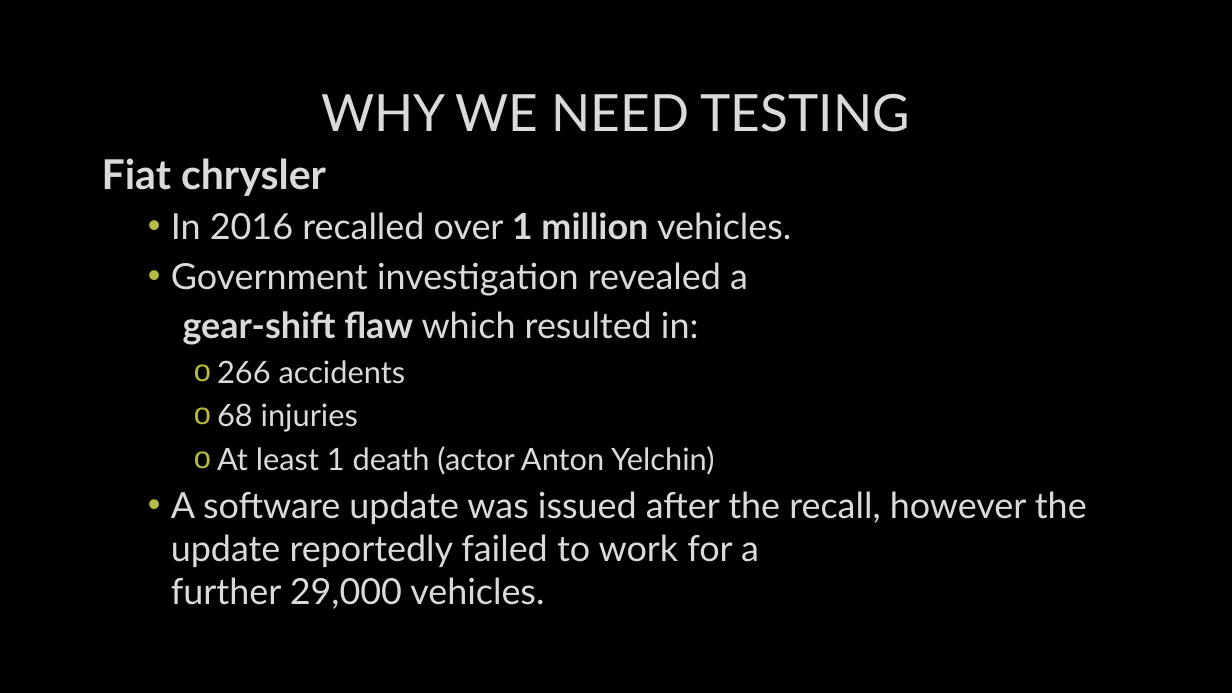
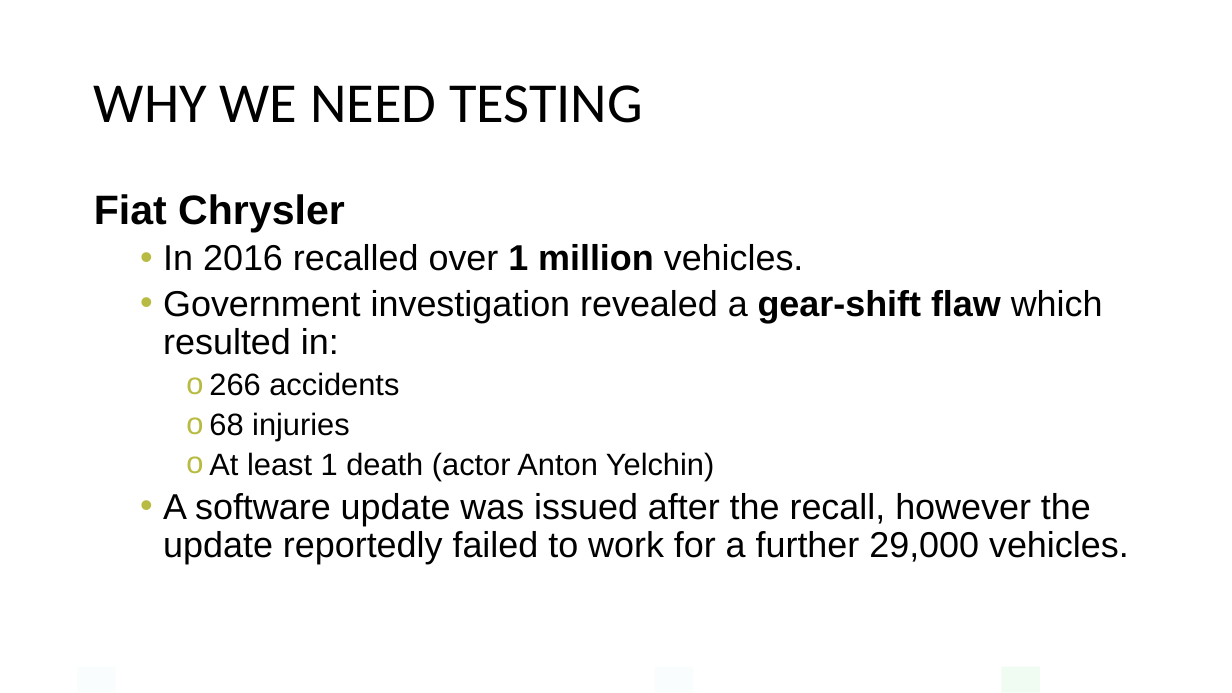
Before and after one commit to JFinnTeacher/TY-Introduction-to-Coding-with-Python, a slide deck: slide 5 of Lesson 04 - Testing Code/Teaching Assets/Lesson 04 - Testing Code.pptx. Drawn at 1232x693 pixels with LibreOffice and Linux fonts; fonts in the diff are those of the drawing; background and template pictures are left out. Boxes give left, top, right and bottom in pixels: in the first picture for what was removed or moved away, otherwise in the second. Text is boxed around its words. In the diff, an @@ line names an element or a change of style, - is before the commit and + after.

```diff
--- a/Lesson 04 - Testing Code/Teaching Assets/Lesson 04 - Testing Code.pptx
+++ b/Lesson 04 - Testing Code/Teaching Assets/Lesson 04 - Testing Code.pptx
@@ background picture (left out) to #FFFFFF @@
@@ title "WHY WE NEED TESTING": place and size @@
-title "WHY WE NEED TESTING" at [321,94,910,132]
+title "WHY WE NEED TESTING" at [94,85,643,123]
@@ title "WHY WE NEED TESTING" at [94,85,643,123]: size 40 to 44 pt, font Lato to Calibri, text colour #DADADA to #000000, letter outline #404040 0.75 pt to none; alignment centre to left; line spacing 1 to 0.9 @@
@@ text "Fiat Chrysler": place and size @@
-text "Fiat Chrysler" at [102,158,1087,605]
+text "Fiat Chrysler" at [94,194,1129,564]
@@ text "Fiat Chrysler" at [94,194,1129,564]: vertical alignment middle to top @@
@@ text at [94,194,345,232]: text changed; font Lato to Arial; text colour #DADADA to #000000 @@
-Fiat chrysler
+Fiat Chrysler
@@ text at [163,244,1129,564]: font Lato to Arial, text colour #DADADA to #000000, letter outline #404040 0.75 pt to none in "In 2016 recalled over 1 million vehicles.", "266 accidents", "68 injuries", "At least 1 death (actor Anton Yelchin)" and 1 more places; line spacing 1 to 0.9 @@
@@ text at [163,290,1103,355]: text changed; font Lato to Arial; text colour #DADADA to #000000 @@
-  • Government investigation revealed a
-  gear-shift flaw which resulted in:
+  • Government investigation revealed a gear-shift flaw which resulted in:
@@ rectangle added at [77,666,116,692], fill #93DCF8 at 4% opacity @@
@@ rectangle added at [655,667,694,693], fill #93DCF8 at 4% opacity @@
@@ rectangle added at [1002,667,1041,693], fill #BEF2C7 at 22% opacity @@
```
Also in this commit, not shown: 10 other slides changed, 46 other files.
